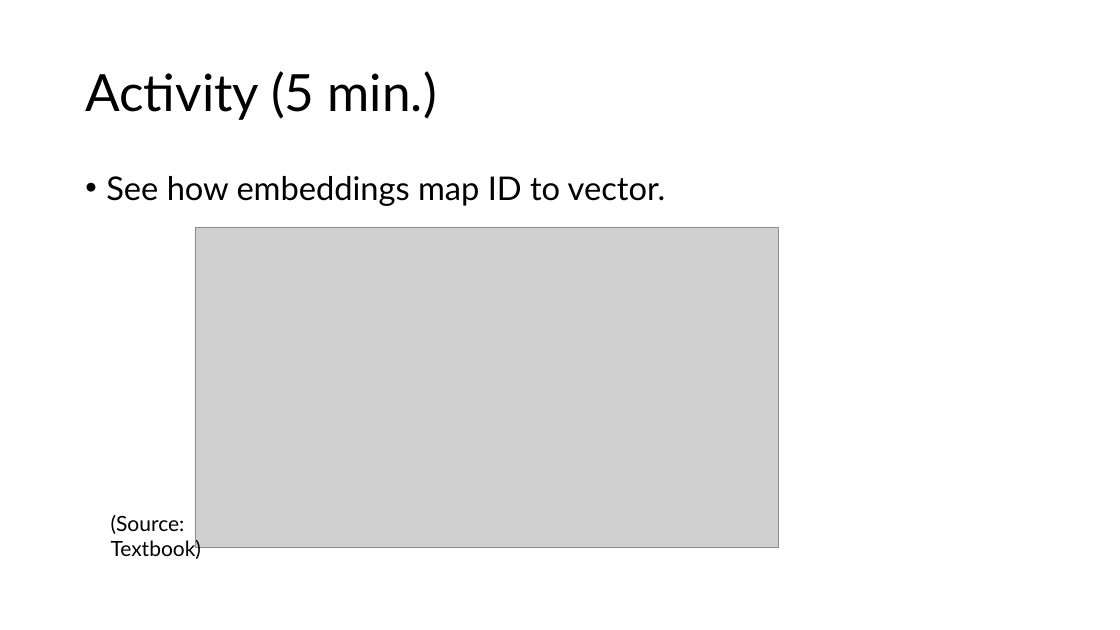
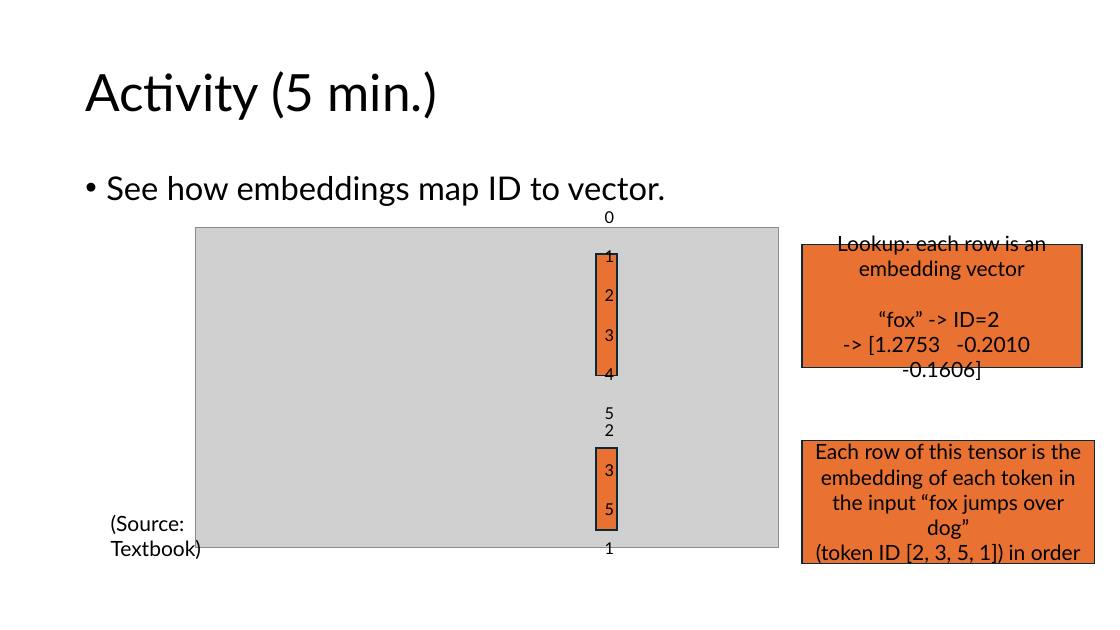
Before and after one commit to Daniel-Gong/LLM-Workshop-Materials, a slide deck: slide 30 of workshop-2-tokenization.pptx. Drawn at 1120x630 pixels with LibreOffice and Linux fonts; fonts in the diff are those of the drawing; grey boxes stand for pictures. Boxes give left, top, right and bottom in pixels: in the first picture for what was removed or moved away, otherwise in the second. Text is boxed around its words. In the diff, an @@ line names an element or a change of style, - is before the commit and + after.

Commit message:
Workshop 2: Clarify embeddings

```diff
--- a/workshop-2-tokenization.pptx
+++ b/workshop-2-tokenization.pptx
@@ rectangle added at box(597, 255, 617, 376), fill #E97132, outline #092A39 1.5 pt, 14 pt, text #000000 @@
+0
+1
+2
+3
+4
+5
@@ rectangle added at box(802, 245, 1082, 368), fill #E97132, outline #092A39 1.5 pt, 18 pt, text #000000 @@
+Lookup: each row is an embedding vector
+“fox” -> ID=2
+-> [1.2753 -0.2010 -0.1606]
@@ rectangle added at box(597, 448, 617, 530), fill #E97132, outline #092A39 1.5 pt, 14 pt, text #000000 @@
+2
+3
+5
+1
@@ rectangle added at box(802, 440, 1096, 564), fill #E97132, outline #092A39 1.5 pt, 18 pt, text #000000 @@
+Each row of this tensor is the embedding of each token in the input “fox jumps over dog”
+(token ID [2, 3, 5, 1]) in order
```
